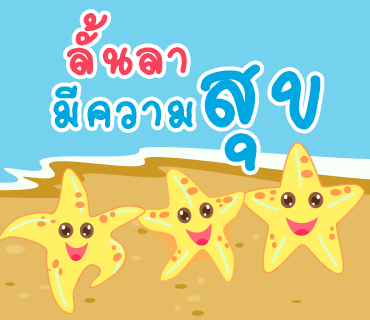
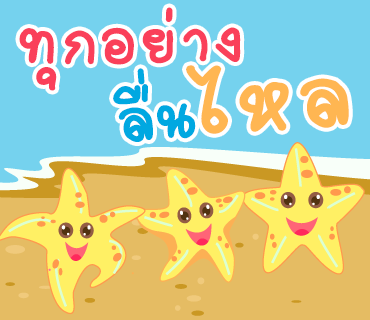
The second (370, 320) image is a revision of the first. Changes to its layers:
renamed "มีความสุข" to "ลื่นไหล", painted on it over [53, 64, 349, 171]
renamed "ลั้นลา" to "ทุกอย่าง", painted on it over [19, 7, 241, 91]
